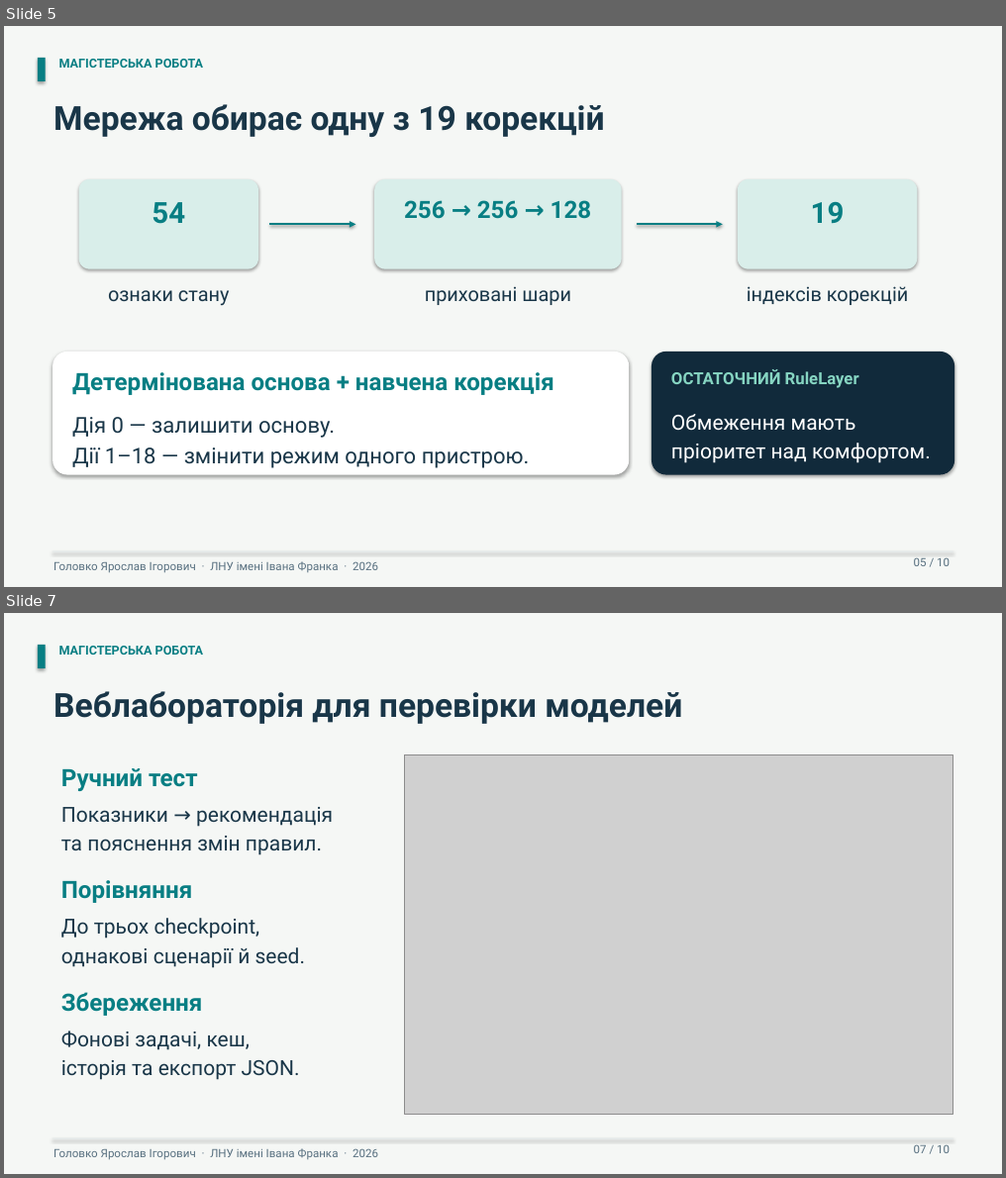
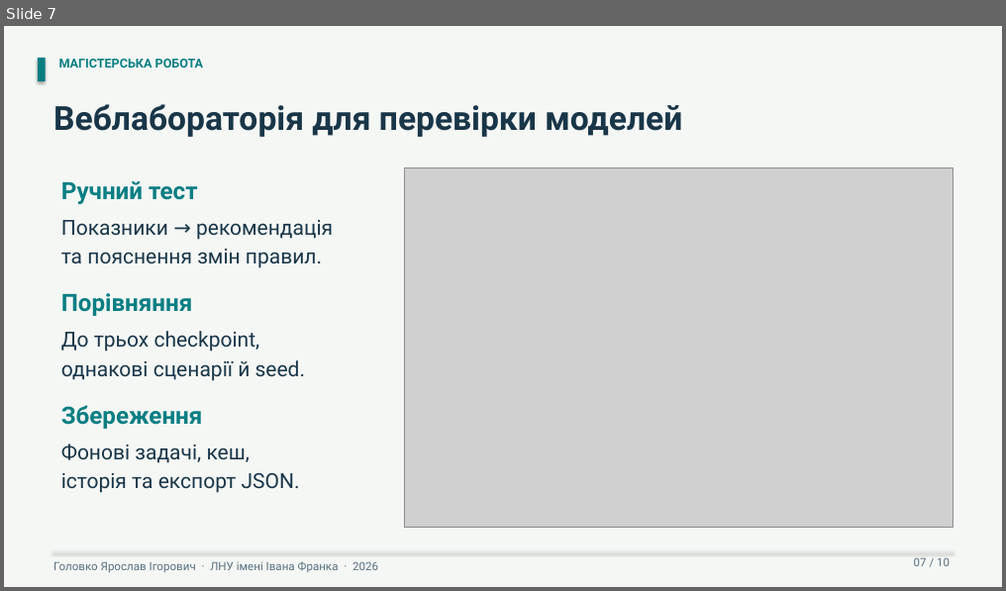
Before and after one commit to Lowckick/ai_house_model, a slide deck: docs/presentation/presentation.pptx. Shown one above the other, each under a label of ours: slides 5 and 7 before the commit, slide 7 after it; the slides between them are not shown. The pictures are 1006x1178 and 1006x591 pixels, drawn with LibreOffice and Linux fonts; fonts in the diff are those of the drawing; grey boxes stand for pictures. Boxes give left, top, right and bottom in pixels: in the first picture for what was removed or moved away, otherwise in the second. Text is boxed around its words. In the diff, an @@ line names an element or a change of style, - is before the commit and + after.

```diff
--- a/docs/presentation/presentation.pptx
+++ b/docs/presentation/presentation.pptx
@@ slide 5 removed at (x1=4, y1=26, x2=1002, y2=587), background #F5F7F5 @@
@@ rectangle removed at (x1=38, y1=58, x2=46, y2=81) @@
@@ text removed at (x1=59, y1=59, x2=203, y2=68) @@
-МАГІСТЕРСЬКА РОБОТА
@@ text removed at (x1=54, y1=104, x2=604, y2=137) @@
-Мережа обирає одну з 19 корекцій
@@ rounded rectangle removed at (x1=79, y1=179, x2=258, y2=270) @@
@@ text removed at (x1=152, y1=202, x2=185, y2=224) @@
-54
@@ rounded rectangle removed at (x1=374, y1=179, x2=622, y2=270) @@
@@ text removed at (x1=404, y1=200, x2=592, y2=219) @@
-256 → 256 → 128
@@ rounded rectangle removed at (x1=738, y1=179, x2=918, y2=270) @@
@@ text removed at (x1=811, y1=202, x2=845, y2=224) @@
-19
@@ arrow removed from (269, 224) to (355, 224) @@
@@ arrow removed from (637, 224) to (723, 224) @@
@@ text removed at (x1=108, y1=290, x2=230, y2=306) @@
-ознаки стану
@@ text removed at (x1=425, y1=286, x2=571, y2=305) @@
-приховані шари
@@ text removed at (x1=746, y1=286, x2=909, y2=305) @@
-індексів корекцій
@@ rounded rectangle removed at (x1=53, y1=352, x2=629, y2=475) @@
@@ rounded rectangle removed at (x1=651, y1=352, x2=954, y2=475) @@
@@ text removed at (x1=72, y1=372, x2=553, y2=395) @@
-Детермінована основа + навчена корекція
@@ text removed at (x1=671, y1=370, x2=859, y2=388) @@
-ОСТАТОЧНИЙ RuleLayer
@@ text removed at (x1=72, y1=417, x2=530, y2=469) @@
-Дія 0 — залишити основу.
-Дії 1–18 — змінити режим одного пристрою.
@@ text removed at (x1=671, y1=414, x2=931, y2=464) @@
-Обмеження мають
-пріоритет над комфортом.
@@ rectangle removed at (x1=53, y1=552, x2=953, y2=553) @@
@@ text removed at (x1=914, y1=558, x2=949, y2=567) @@
-05 / 10
@@ text removed at (x1=54, y1=562, x2=378, y2=573) @@
-Головко Ярослав Ігорович · ЛНУ імені Івана Франка · 2026
```
Also in this commit, not shown: 1 slide changed, 5 slides added, 4 other slides removed, 9 other files.
